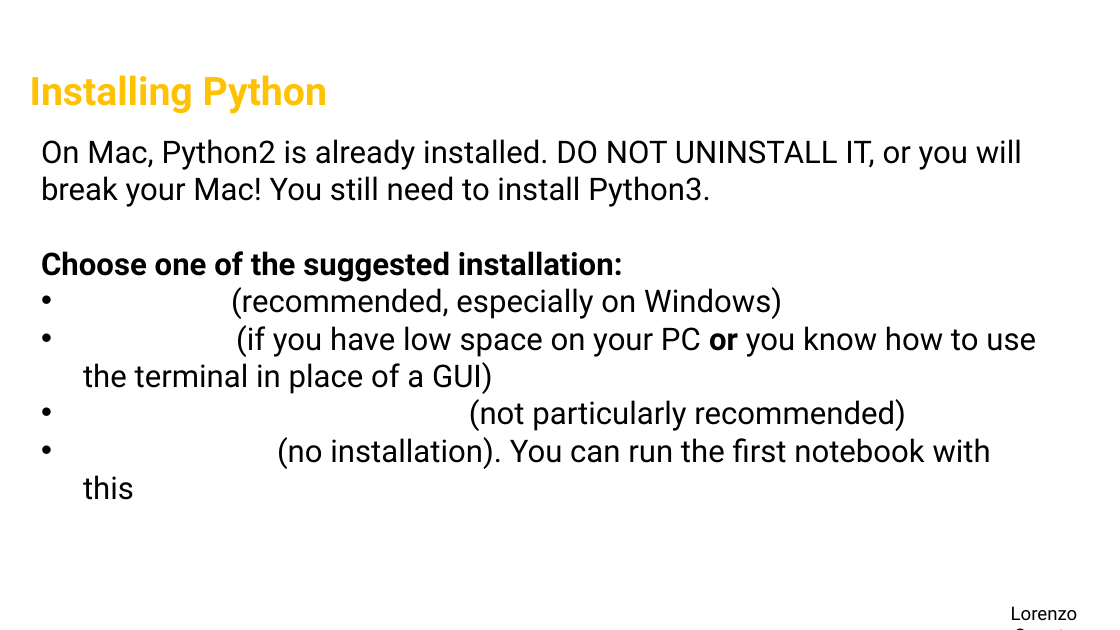
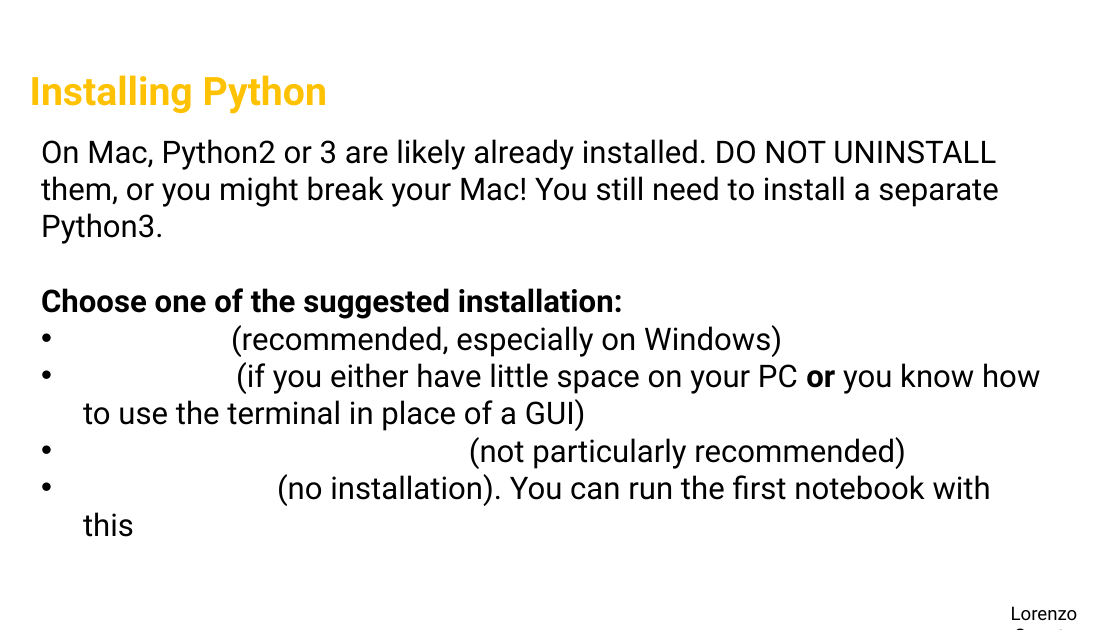
Before and after one commit to ElLorans/PythonCrashCourse, a slide deck: slide 5 of slides/Python Crash Course.pptx. Drawn at 1120x630 pixels with LibreOffice and Linux fonts; fonts in the diff are those of the drawing; background and template pictures are left out. Boxes give left, top, right and bottom in pixels: in the first picture for what was removed or moved away, otherwise in the second. Text is boxed around its words. In the diff, an @@ line names an element or a change of style, - is before the commit and + after.

```diff
--- a/slides/Python Crash Course.pptx
+++ b/slides/Python Crash Course.pptx
@@ text at <box>41,139,999,244</box>: text changed @@
-On Mac, Python2 is already installed. DO NOT UNINSTALL IT, or you will break your Mac! You still need to install Python3.
+On Mac, Python2 or 3 are likely already installed. DO NOT UNINSTALL them, or you might break your Mac! You still need to install a separate Python3.
@@ text at <box>83,362,1040,431</box>: text changed @@
-• Miniconda (if you have low space on your PC or you know how to use the terminal in place of a GUI)
+• Miniconda (if you either have little space on your PC or you know how to use the terminal in place of a GUI)
```
Also in this commit, not shown: 4 other slides changed, 3 other files.
